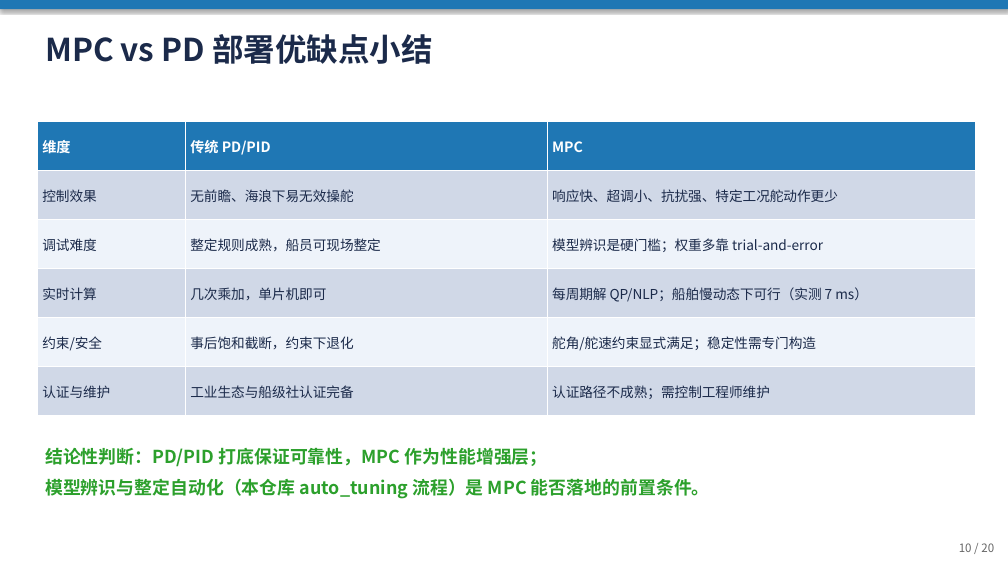
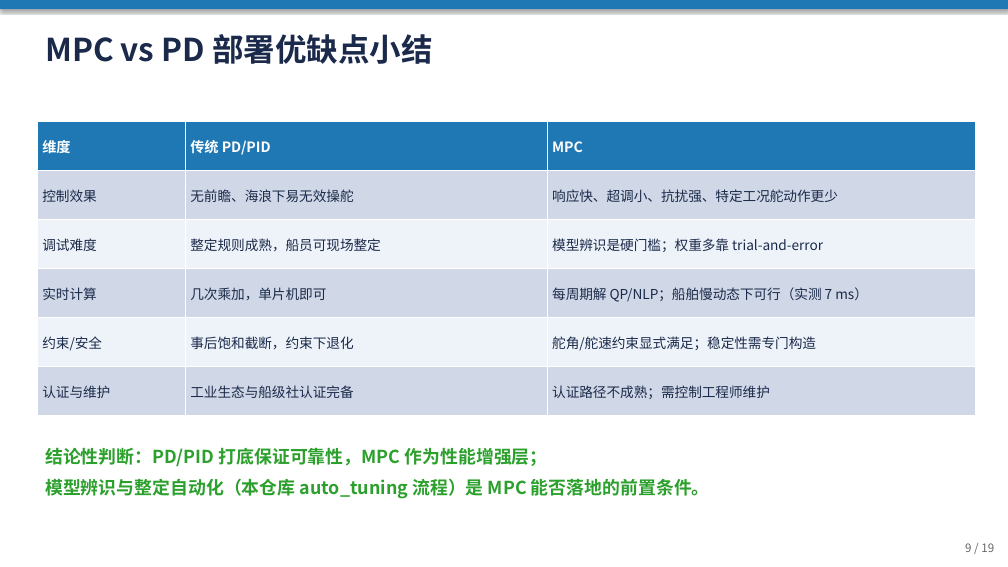
Before and after one commit to jimaka/auto_rudder, a slide deck: slide 9 of docs/ship_energy_research/船舶控制与节能算法调研汇报.pptx (slide 10 before the commit). Drawn at 1008x567 pixels with LibreOffice and Linux fonts; fonts in the diff are those of the drawing. Boxes give left, top, right and bottom in pixels: in the first picture for what was removed or moved away, otherwise in the second. Text is boxed around its words. In the diff, an @@ line names an element or a change of style, - is before the commit and + after.

```diff
--- a/docs/ship_energy_research/船舶控制与节能算法调研汇报.pptx
+++ b/docs/ship_energy_research/船舶控制与节能算法调研汇报.pptx
@@ text at (965, 543, 994, 552): text changed @@
-10 / 20
+9 / 19
```
Also in this commit, not shown: 16 other slides changed, 1 slide removed, 2 other files.
